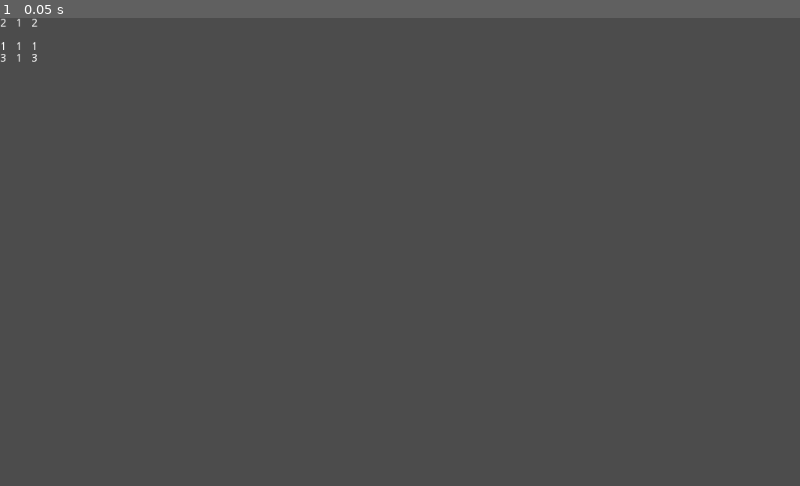
Above: before the commit, frame 1.
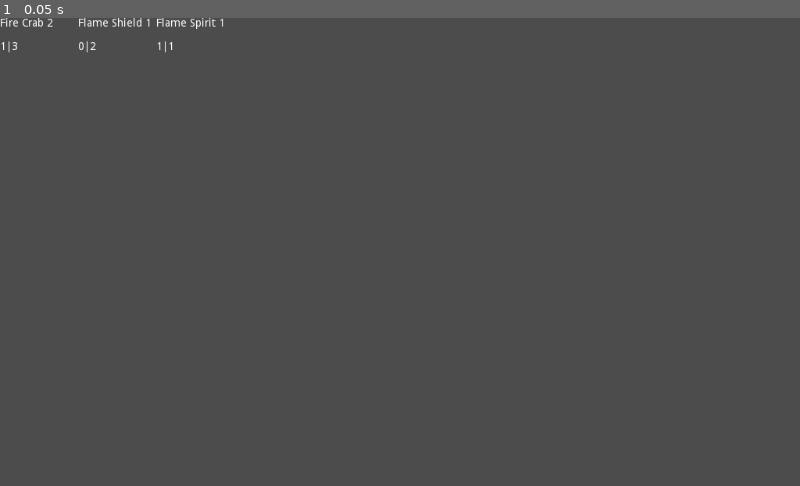
Above: after the commit, the same moment.

Repository: the-alex-g/Frost
Game: Godot game, scene res://Player/Player.tscn
Same seed, same stepped clock (60 frames per second), same inputs: the game is played once before the commit and once after it.
Inputs:
- Up to frame 1 (0.05 s): no input

The runs differ from the first frame. In frame 1, 0.3% of the frame differs, in the area x 0-28%, y 0-10%.

Commit message:
Expand deck

Diff:
--- a/Project/Player/Cards/Card.gd
+++ b/Project/Player/Cards/Card.gd
@@ -5,9 +5,18 @@
 var damage:int
 var health:int
 var cost:int
+var hovered:bool = false
 
 func _ready():
-	text.text += str(cost)+"\n \n"
+	text.text += cardname+" "+str(cost)+"\n \n"
 	text.text += str(damage)
 	if health != 0:
-		text.text += "\n"+str(health)
+		text.text += "|"+str(health)
+
+func _on_RichTextLabel_mouse_entered():
+	modulate = Color(1,1,0,1)
+	hovered = true
+
+func _on_RichTextLabel_mouse_exited():
+	modulate = Color(1,1,1,1)
+	hovered = false
--- a/Project/Player/Cards/Card.tscn
+++ b/Project/Player/Cards/Card.tscn
@@ -6,8 +6,10 @@
 script = ExtResource( 1 )
 
 [node name="RichTextLabel" type="RichTextLabel" parent="."]
-margin_right = 57.0
+margin_right = 135.0
 margin_bottom = 98.0
 __meta__ = {
 "_edit_use_anchors_": false
 }
+[connection signal="mouse_entered" from="RichTextLabel" to="." method="_on_RichTextLabel_mouse_entered"]
+[connection signal="mouse_exited" from="RichTextLabel" to="." method="_on_RichTextLabel_mouse_exited"]
--- a/Project/Player/Player.gd
+++ b/Project/Player/Player.gd
@@ -6,24 +6,26 @@
 var type
 var handspace:Vector2 = Vector2(0,0)
 var deck:Array = [
-	{"damage":2, "cost":1, "health":0, "number":3}, {"damage":1, "health":1, "cost":1, "number":3},
-	{"damage":1, "health":3, "cost":2, "number":2}
+	{"name":"Fire Blast", "damage":2, "cost":1, "health":0, "number":3}, {"name":"Flame Spirit", "damage":1, "health":1, "cost":1, "number":3},
+	{"name":"Flame Shield", "damage":0, "health":2, "cost":1, "number":3}, {"name":"Fire Crab", "damage":1, "health":3, "cost":2, "number":2},
+	{"name":"Drake", "damage":2, "health":2, "cost":2, "number":2}, {"name":"Fire Giant", "damage":3, "health":3, "cost":3, "number":1}
 ]
 
 func _ready():
-	drawcard(3)
+	drawcards(3)
 
 func findvar(variable:String):
 	var foundvar = deck[type][variable]
 	return foundvar
 
-func drawcard(size):
+func drawcards(number:int):
 	for item in deck:
 		decksize += 1
-	for x in range(0,size):
+	for _x in range(0,number):
 		randomize()
 		type = int(round(rand_range(0,decksize)))
 		var card = cards.instance()
+		card.cardname = findvar("name")
 		card.damage = findvar("damage")
 		card.health = findvar("health")
 		card.cost = findvar("cost")
@@ -33,5 +35,5 @@
 		else:
 			deck[type]["number"] -= 1
 		card.position = handspace
-		handspace.x += 20
+		handspace.x += 100
 		hand.add_child(card)
